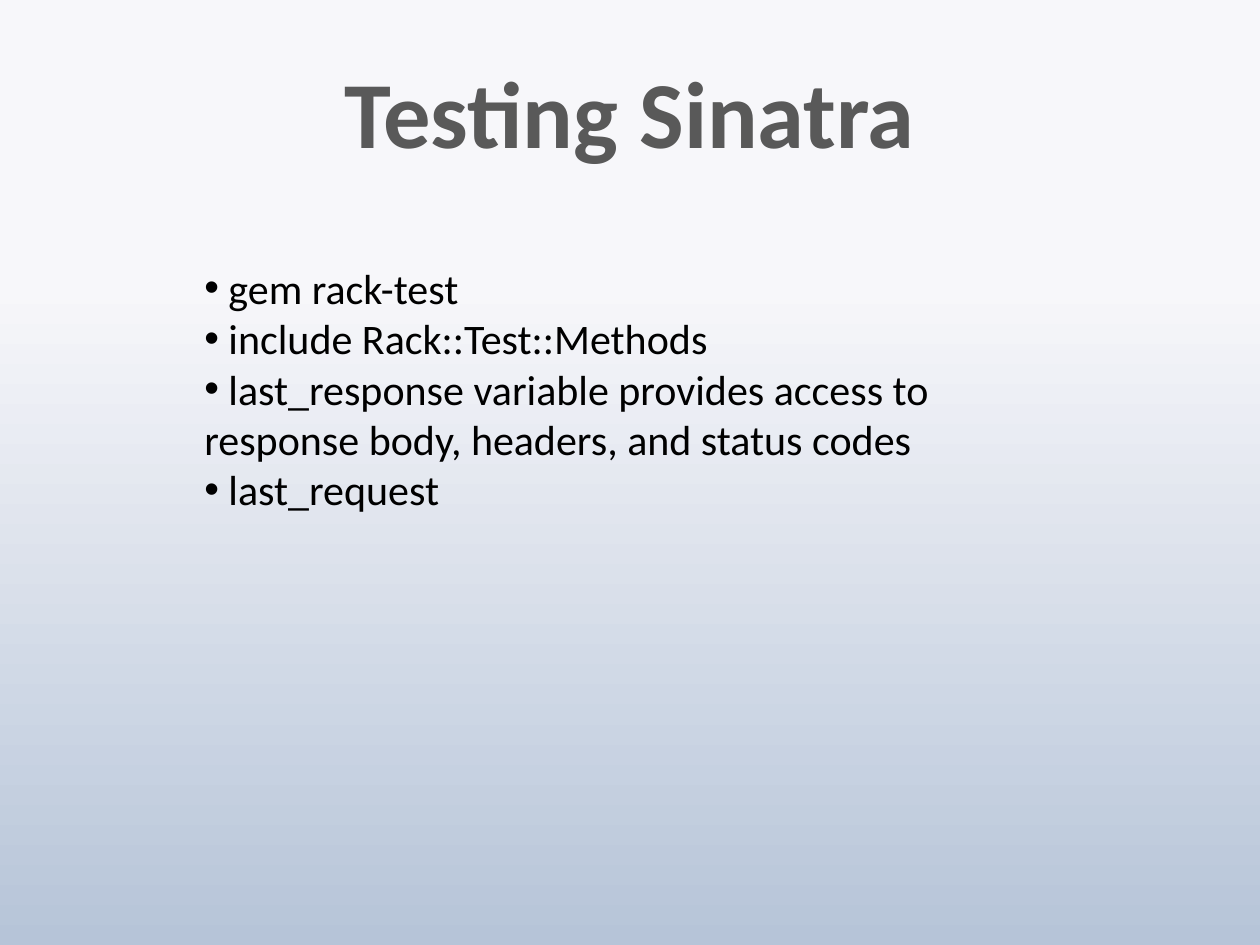
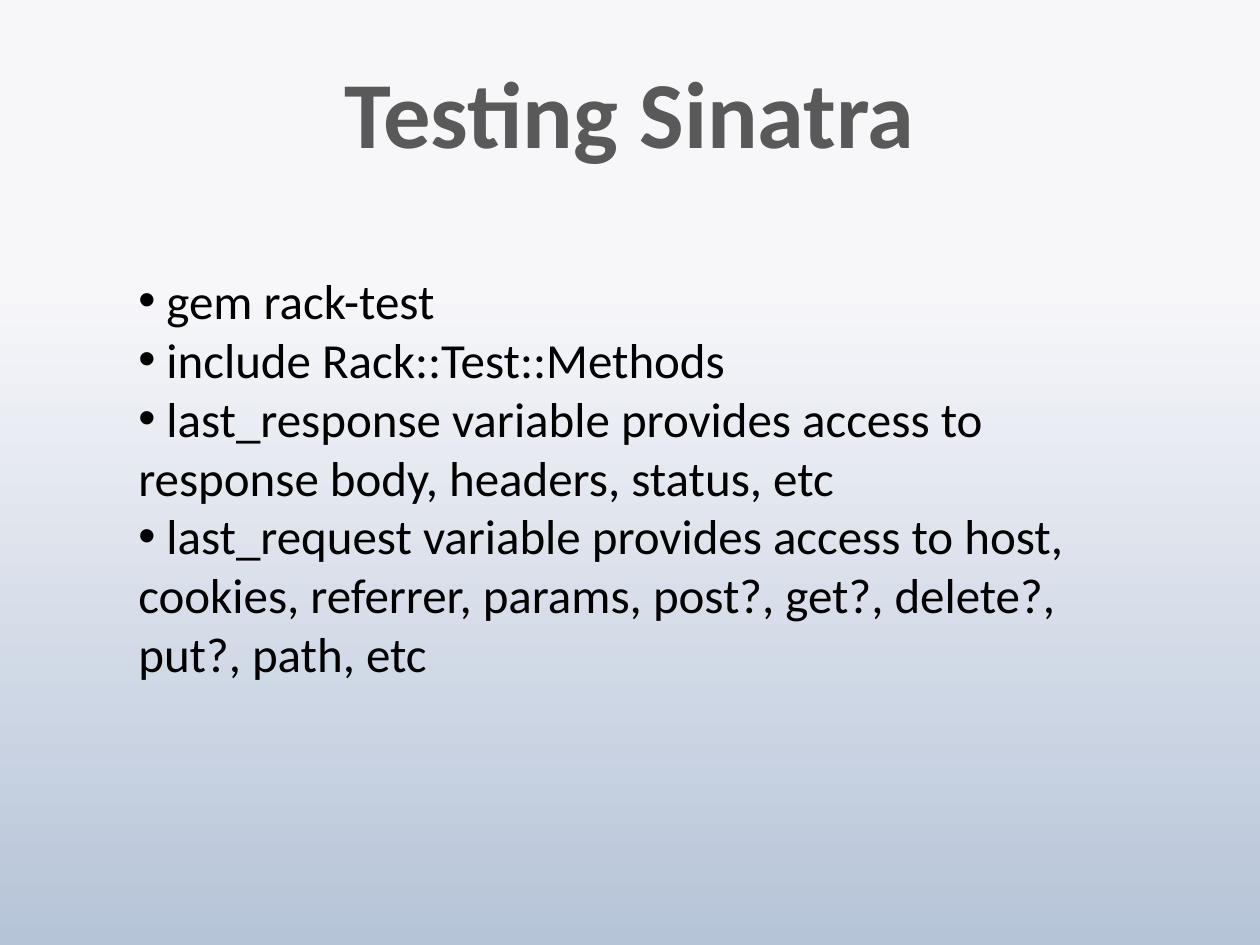
Before and after one commit to techwhizbang/sinatra_slideshow, a slide deck: slide 18 of sinatra.pptx. Drawn at 1260x945 pixels with LibreOffice and Linux fonts; fonts in the diff are those of the drawing. Boxes give left, top, right and bottom in pixels: in the first picture for what was removed or moved away, otherwise in the second. Text is boxed around its words. In the diff, an @@ line names an element or a change of style, - is before the commit and + after.

```diff
--- a/sinatra.pptx
+++ b/sinatra.pptx
@@ text "gem rack-test": place and size @@
-text "gem rack-test" at <box>204,274,929,512</box>
+text "gem rack-test" at <box>138,285,1063,680</box>
@@ text at <box>166,285,725,379</box>: size 24 to 28 pt in "gem rack-test", "include Rack::Test::Methods" @@
@@ text at <box>138,403,1063,680</box>: text changed; size 24 to 28 pt @@
-• last_response variable provides access to response body, headers, and status codes
-• last_request
+• last_response variable provides access to response body, headers, status, etc
+• last_request variable provides access to host, cookies, referrer, params, post?, get?, delete?, put?, path, etc
```
Also in this commit, not shown: 5 other slides changed, 3 slides added, 6 slides removed, 1 other file.
